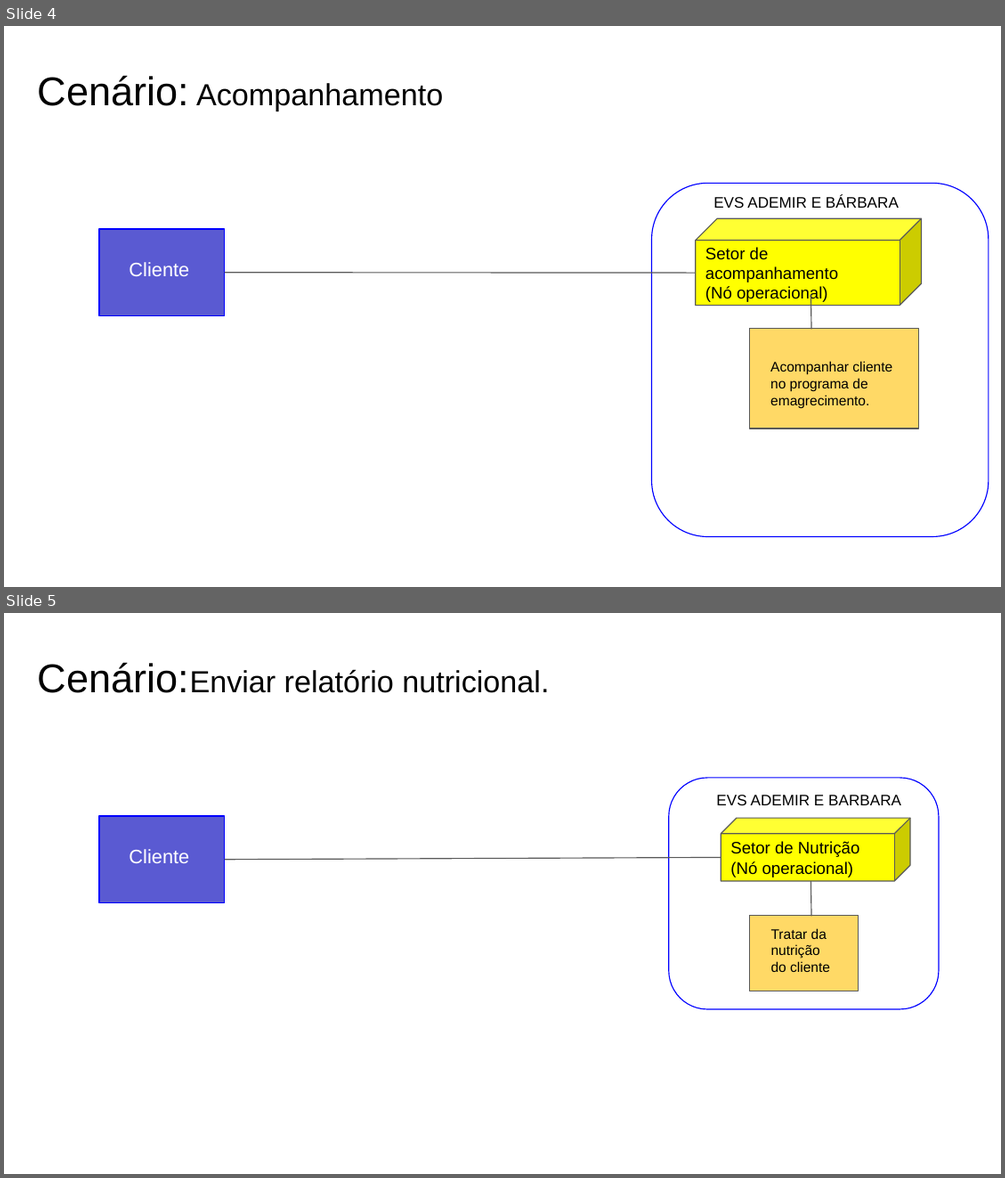
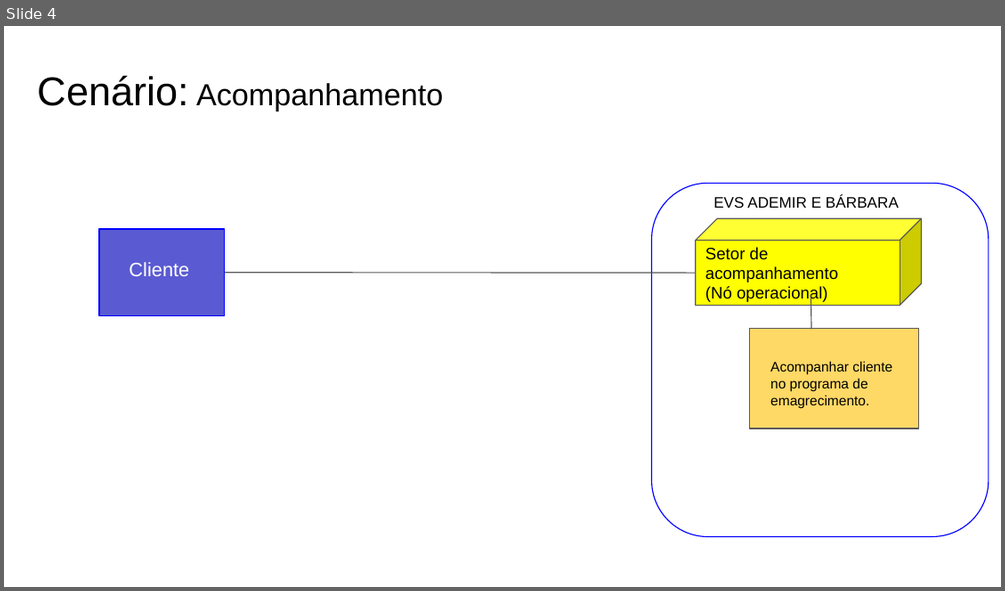
Before and after one commit to Viniciustertuliano/eng-soft, a slide deck: Artefatos/15 -Arquitetura de Negócio para cada Cenário.pptx. Shown one above the other, each under a label of ours: slides 4 and 5 before the commit, slide 4 after it. The pictures are 1005x1178 and 1005x591 pixels, drawn with LibreOffice and Linux fonts; fonts in the diff are those of the drawing. Boxes give left, top, right and bottom in pixels: in the first picture for what was removed or moved away, otherwise in the second. Text is boxed around its words. In the diff, an @@ line names an element or a change of style, - is before the commit and + after.

```diff
--- a/Artefatos/15 -Arquitetura de Negócio para cada Cenário.pptx
+++ b/Artefatos/15 -Arquitetura de Negócio para cada Cenário.pptx
@@ slide 5 removed at [4, 613, 1001, 1174], background #FFFFFF @@
@@ text removed at [38, 662, 549, 693] @@
-Cenário:Enviar relatório nutricional.
@@ rounded rectangle removed at [669, 778, 939, 1009] @@
@@ text removed at [716, 795, 901, 805] @@
-EVS ADEMIR E BARBARA
@@ rectangle removed at [100, 816, 225, 903] @@
@@ cube removed at [720, 818, 910, 880] @@
-Setor de Nutrição
-(Nó operacional)
@@ text removed at [129, 849, 189, 863] @@
-Cliente
@@ line removed from (225, 860) to (720, 857) @@
@@ line removed from (810, 881) to (811, 916) @@
@@ rectangle removed at [750, 915, 858, 990] @@
@@ text removed at [771, 928, 830, 972] @@
-Tratar da nutrição do cliente
@@ line removed from (832, 943) to (832, 943) @@
```
Also in this commit, not shown: 1 slide changed, 13 other files.
